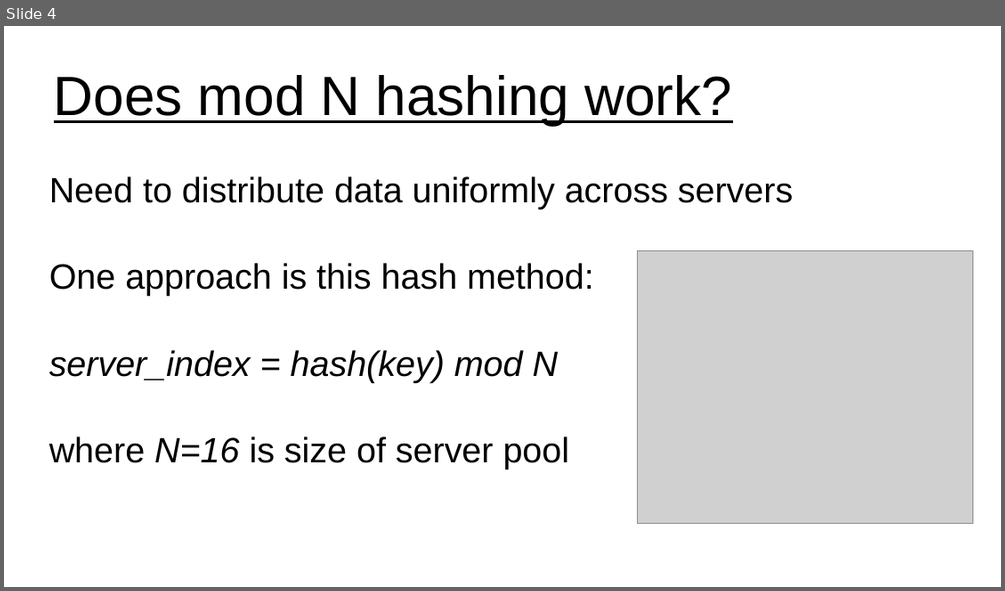
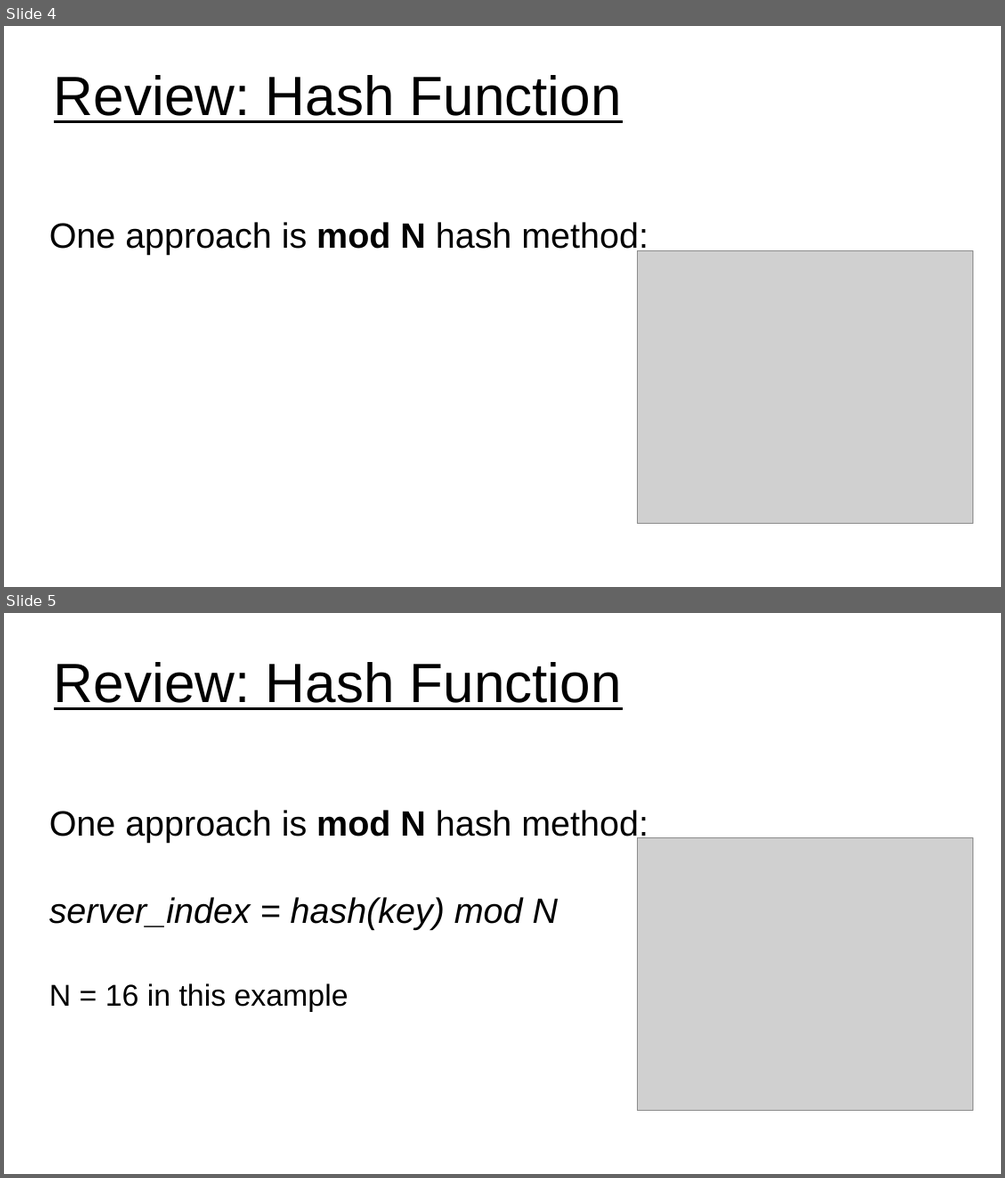
Before and after one commit to UVADS/distributed_computing, a slide deck: 09_distributed_data_concepts_and_tools/consistent_hashing.ppt. Shown one above the other, each under a label of ours: slide 4 before the commit, slides 4 and 5 after it. The pictures are 1005x591 and 1005x1178 pixels, drawn with LibreOffice and Linux fonts; fonts in the diff are those of the drawing; grey boxes stand for pictures. Boxes give left, top, right and bottom in pixels: in the first picture for what was removed or moved away, otherwise in the second. Text is boxed around its words. In the diff, an @@ line names an element or a change of style, - is before the commit and + after.

Commit message:
updated slides on consistent hashing

```diff
--- a/09_distributed_data_concepts_and_tools/consistent_hashing.ppt
+++ b/09_distributed_data_concepts_and_tools/consistent_hashing.ppt
@@ slide 5 added at [4, 613, 1001, 1174], background #FFFFFF @@
@@ title added at [54, 662, 622, 710], 44 pt, text #000000, underline @@
+Review: Hash Function
@@ subtitle added at [49, 810, 648, 1012], 28 pt, text #000000 @@
+One approach is mod N hash method:
+server_index = hash(key) mod N
+N = 16 in this example
@@ picture added at [637, 837, 972, 1111] @@
@@ slide 4 changed as well @@
@@ title at [54, 75, 622, 123]: text changed @@
-Does mod N hashing work?
+Review: Hash Function
@@ subtitle at [49, 222, 648, 255]: text changed @@
-Need to distribute data uniformly across servers
-One approach is this hash method:
-server_index = hash(key) mod N
-where N=16 is size of server pool
+One approach is mod N hash method:
```
Also in this commit, not shown: 7 other slides changed, 5 other slides added, 1 slide removed.
